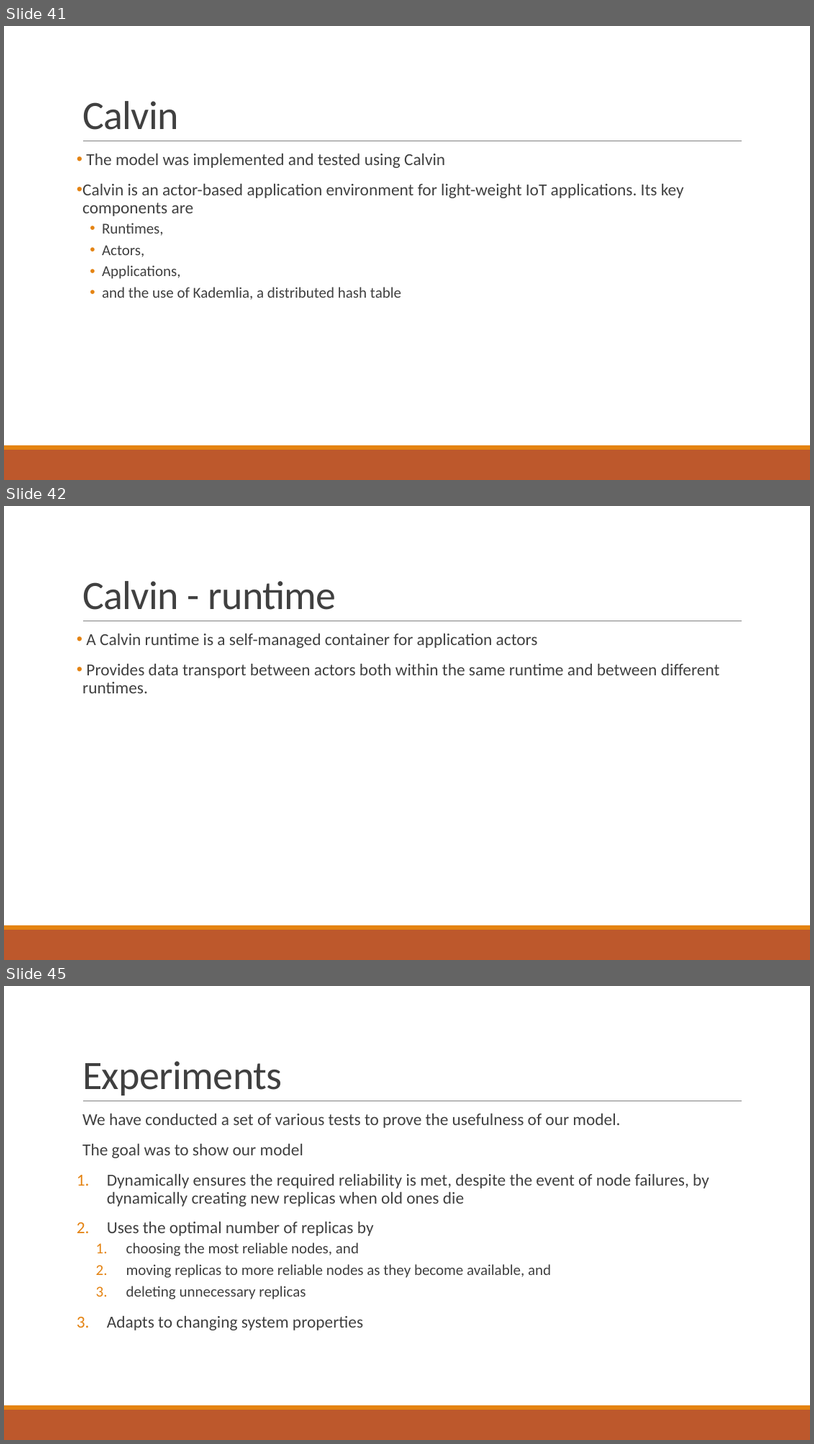
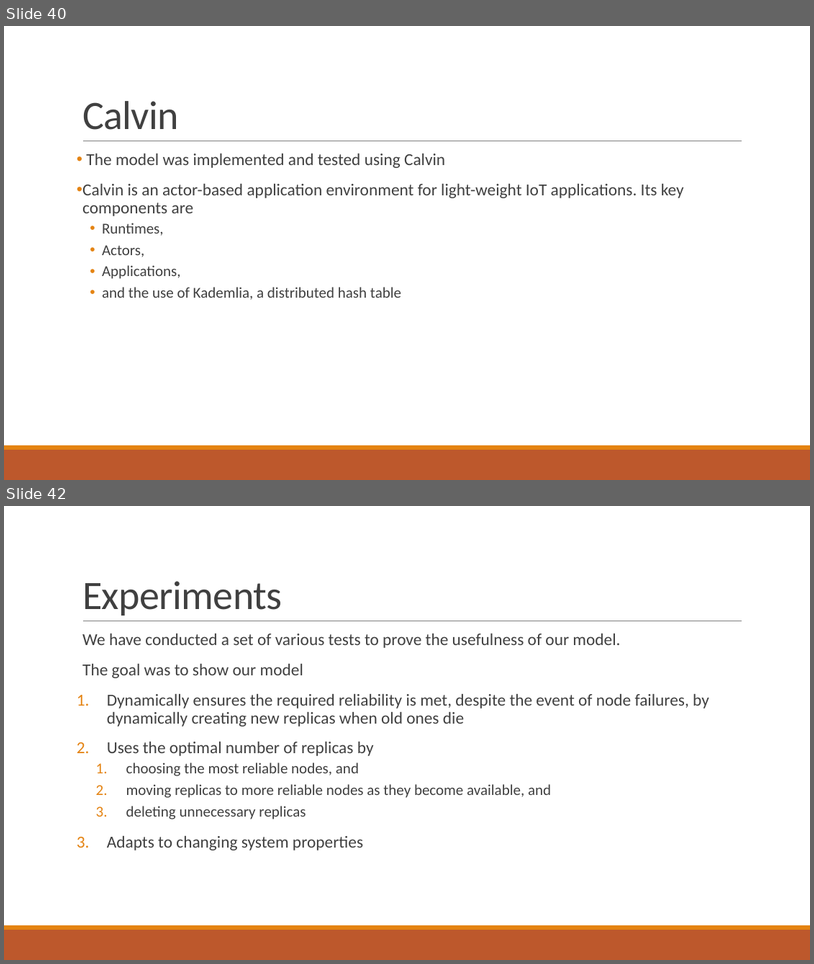
Before and after one commit to PStahl/master_thesis, a slide deck: presentation/presentation2.pptx. Shown one above the other, each under a label of ours: slides 41, 42 and 45 before the commit, slides 40 and 42 after it; the slides between them are not shown. The pictures are 814x1444 and 814x964 pixels, drawn with LibreOffice and Linux fonts; fonts in the diff are those of the drawing. Boxes give left, top, right and bottom in pixels: in the first picture for what was removed or moved away, otherwise in the second. Text is boxed around its words. In the diff, an @@ line names an element or a change of style, - is before the commit and + after.

```diff
--- a/presentation/presentation2.pptx
+++ b/presentation/presentation2.pptx
@@ slide 42 removed at [4,506,810,960], background #FFFFFF; not listed: 3 template elements that a slide beside it also shows @@
@@ title removed at [82,581,336,610] @@
-Calvin - runtime
@@ text removed at [82,633,720,693] @@
-• A Calvin runtime is a self-managed container for application actors
-• Provides data transport between actors both within the same runtime and between different runtimes.
@@ what was slide 41 is now slide 40 @@
@@ what was slide 45 is now slide 42 @@
```
Also in this commit, not shown: 2 slides changed, 2 other slides removed.
